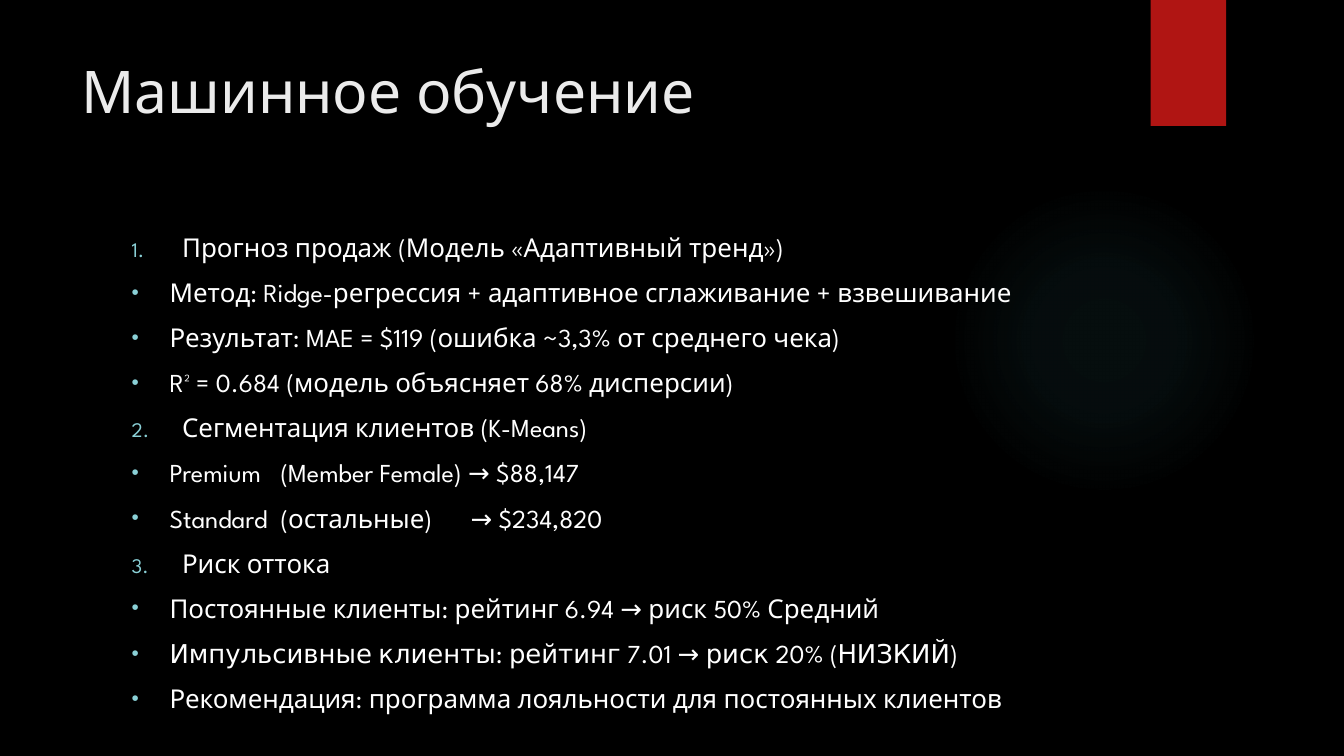
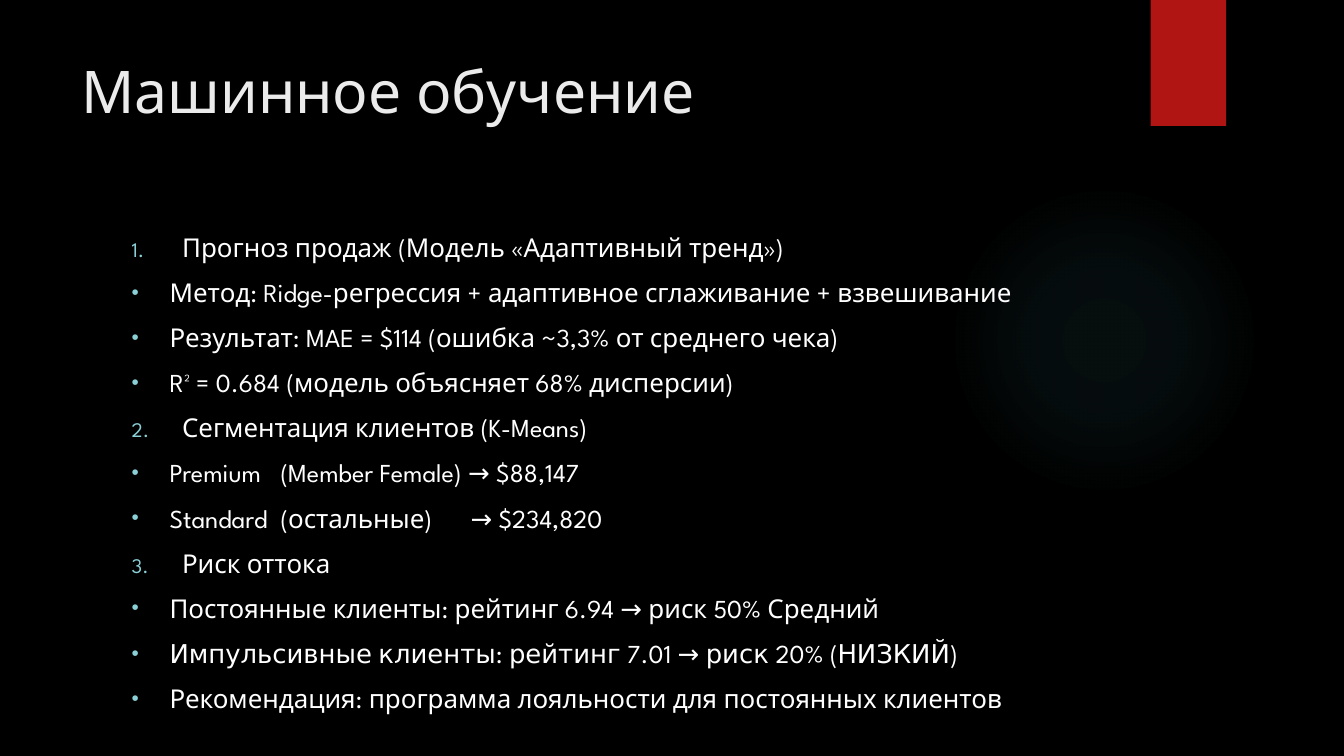
Before and after one commit to miftahovdv013-ops/diplom-data-engineering, a slide deck: slide 9 of diplom_project/Дипломный проект.pptx. Drawn at 1344x756 pixels with LibreOffice and Linux fonts; fonts in the diff are those of the drawing; background and template pictures are left out. Boxes give left, top, right and bottom in pixels: in the first picture for what was removed or moved away, otherwise in the second. Text is boxed around its words. In the diff, an @@ line names an element or a change of style, - is before the commit and + after.

```diff
--- a/diplom_project/Дипломный проект.pptx
+++ b/diplom_project/Дипломный проект.pptx
@@ text at <box>170,327,831,354</box>: text changed @@
-• Результат: MAE = $119 (ошибка ~3,3% от среднего чека)
+• Результат: MAE = $114 (ошибка ~3,3% от среднего чека)
```
Also in this commit, not shown: 4 other slides changed, 1 slide added.
